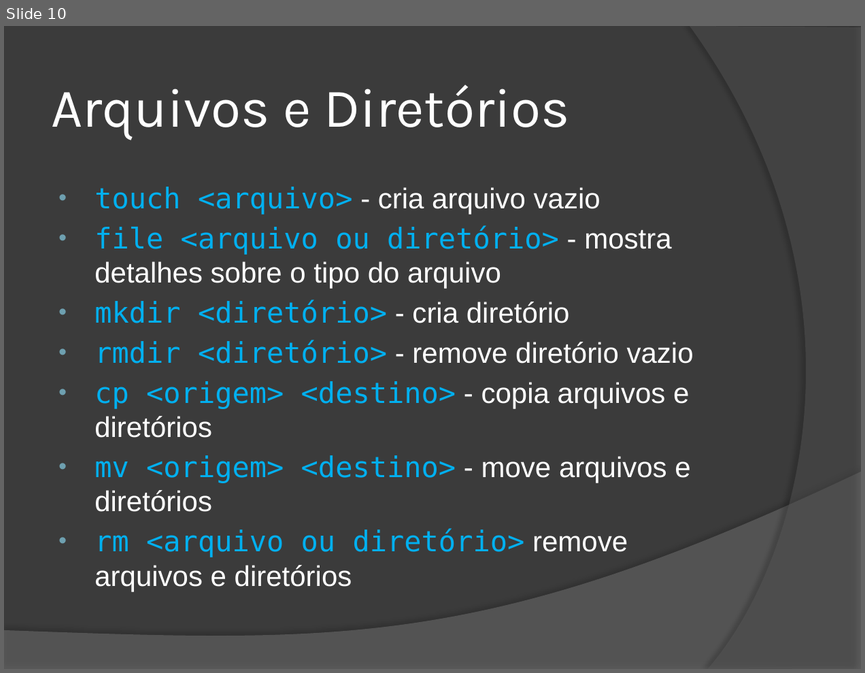
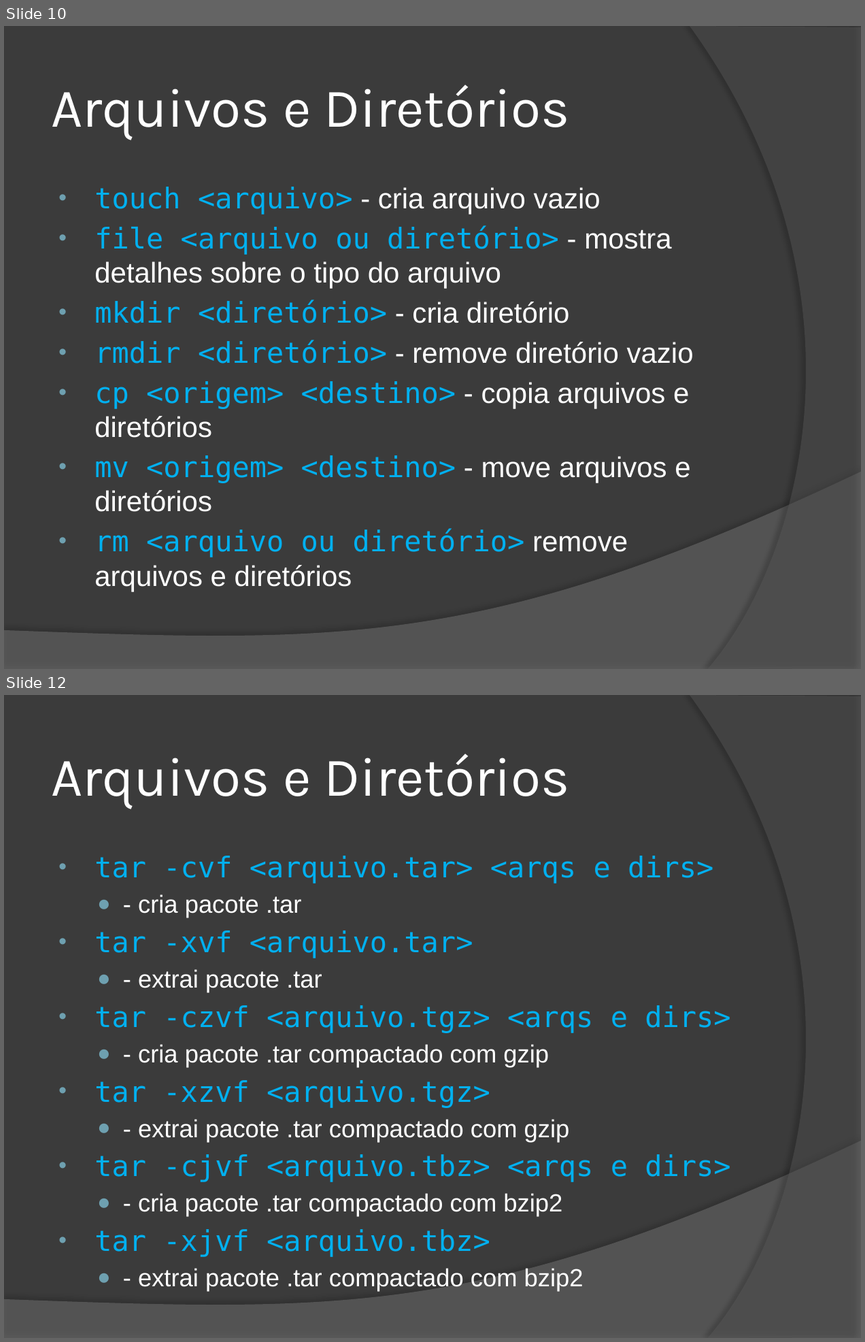
Before and after one commit to wind39/wind39.github.io, a slide deck: oficinas/oficina1capitulo3.pptx. Shown one above the other, each under a label of ours: slide 10 before the commit, slides 10 and 12 after it; the slides between them are not shown. The pictures are 865x673 and 865x1342 pixels, drawn with LibreOffice and Linux fonts; fonts in the diff are those of the drawing. Boxes give left, top, right and bottom in pixels: in the first picture for what was removed or moved away, otherwise in the second. Text is boxed around its words. In the diff, an @@ line names an element or a change of style, - is before the commit and + after.

```diff
--- a/oficinas/oficina1capitulo3.pptx
+++ b/oficinas/oficina1capitulo3.pptx
@@ slide 12 added at (x1=4, y1=695, x2=861, y2=1338), background #3B3B3B; not listed: 2 template elements that a slide beside it also shows @@
@@ title added at (x1=51, y1=753, x2=569, y2=809), 46 pt, text #FFFFFF @@
+Arquivos e Diretórios
@@ text added at (x1=94, y1=855, x2=730, y2=1257), 20.8 pt, text #FFFFFF @@
+• tar -cvf <arquivo.tar> <arqs e dirs>
+  ● - cria pacote .tar
+• tar -xvf <arquivo.tar>
+  ● - extrai pacote .tar
+• tar -czvf <arquivo.tgz> <arqs e dirs>
+  ● - cria pacote .tar compactado com gzip
+• tar -xzvf <arquivo.tgz>
+  ● - extrai pacote .tar compactado com gzip
+• tar -cjvf <arquivo.tbz> <arqs e dirs>
+  ● - cria pacote .tar compactado com bzip2
+• tar -xjvf <arquivo.tbz>
+  ● - extrai pacote .tar compactado com bzip2
```
Also in this commit, not shown: 1 slide changed, 1 other slide added, 19 other files.
